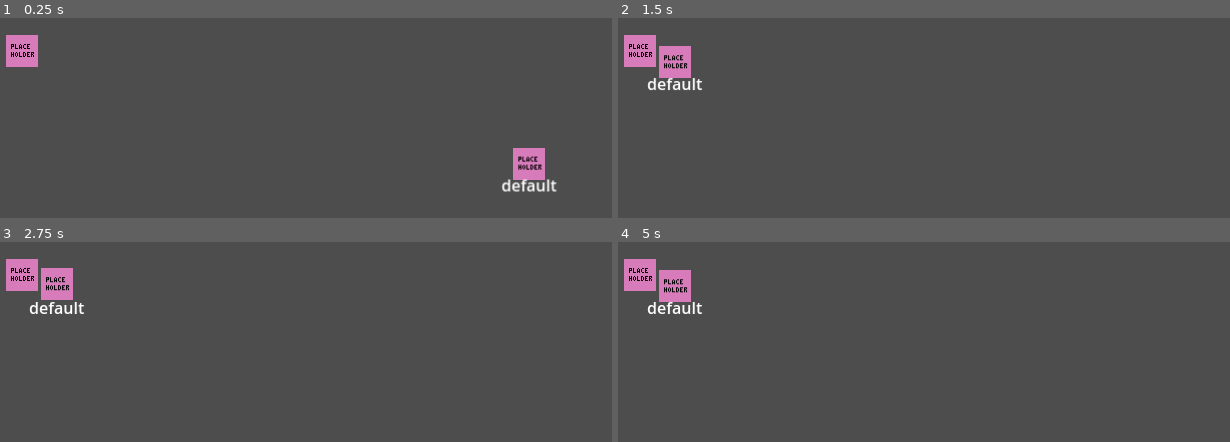
Above: before the commit, frames 1-4 (two rows, left to right).
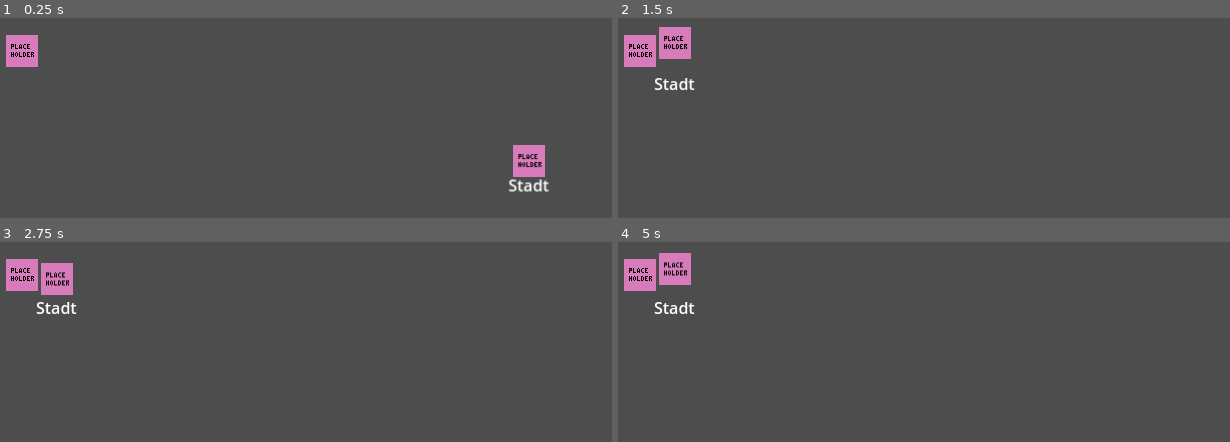
Above: after the commit, the same moments.

Repository: lehmius/typing-tides
Game: Godot game, scene res://scenes/game.tscn
Two runs of this game, one before a commit and one after it. Both use one fixed random seed, a clock stepped at 60 frames per second and the inputs below. The engine's default icon, where the game draws it, is replaced by a stand-in: a white triangle on a blue panel in a dark square.
Inputs:
- Up to frame 1 (0.25 s): no input
- Up to frame 2 (1.5 s): tap Enter at 0.5 s
- Up to frame 3 (2.75 s): no input
- Up to frame 4 (5 s): no input

The runs differ from the first frame. In frame 1, 0.8% of the frame differs, in the area x 82-92%, y 63-87%; in frame 2, 1.4%, in the area x 4-14%, y 4-36%; in frame 3, 0.8%; in frame 4, 1.4%.

Commit message:
Enable enemy instances to spawn with random word by calling getNextWord method

Diff:
--- a/scenes/game_state_handler.gd
+++ b/scenes/game_state_handler.gd
@@ -38,9 +38,9 @@
 ##
 ## @returns: void
 func instanceEnemy() -> void:
-	var word = getNextWord()
 	var nextEnemy = enemyScene.instantiate()
 	nextEnemy.position = Vector2(680,randi_range(15,345))
-	nextEnemy.Player=player
+	nextEnemy.Player = player
+	nextEnemy.text = getNextWord()
 	enemyReferences+=[nextEnemy]
 	add_child(nextEnemy)
